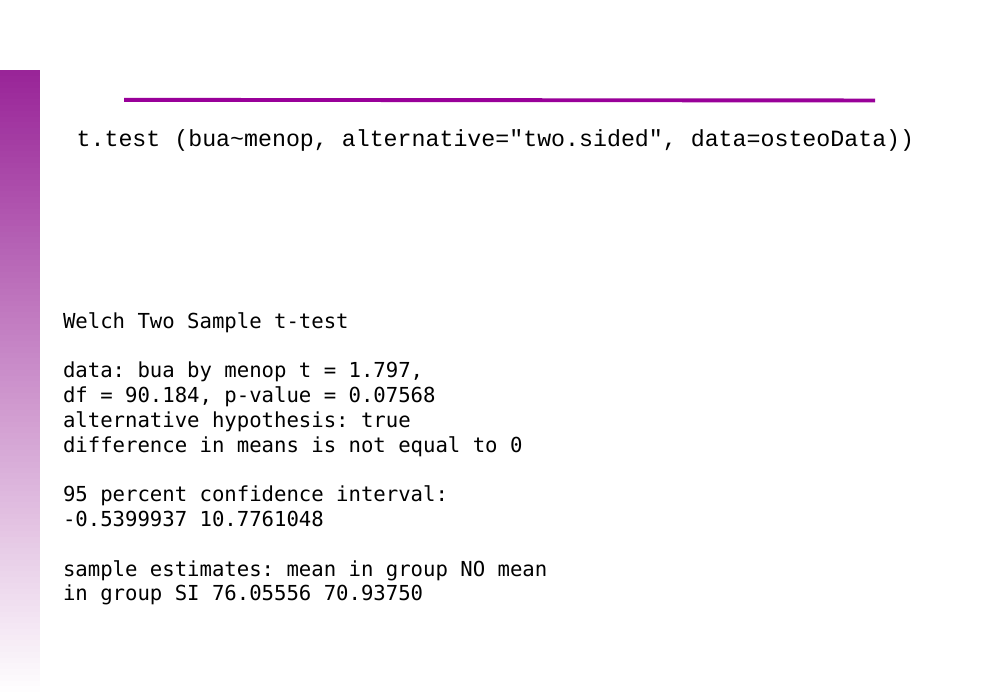
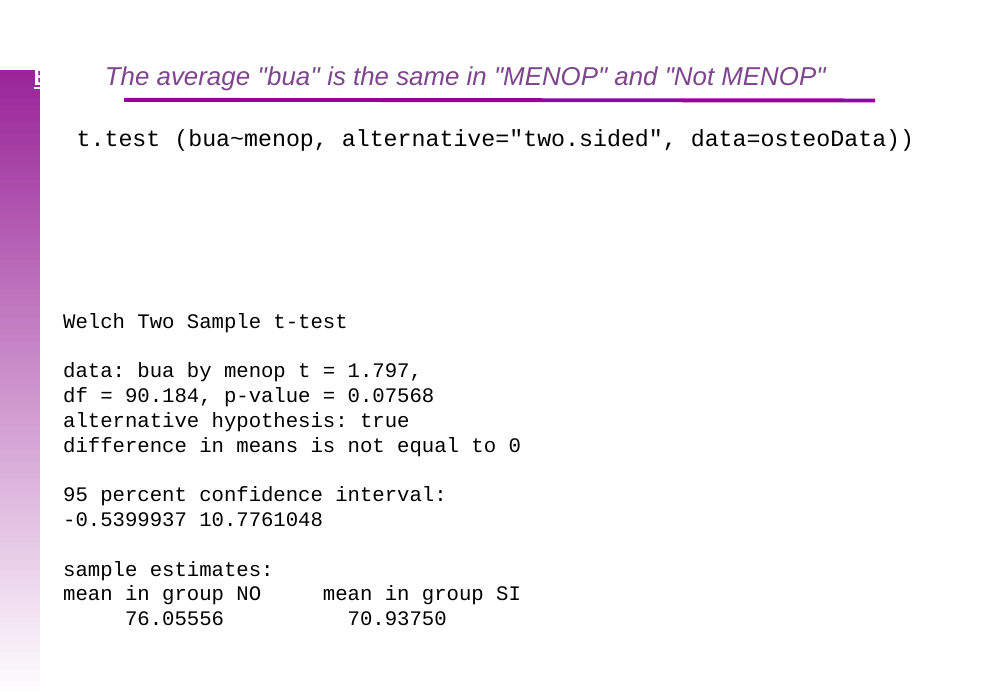
Before and after one commit to uebvhir/Course2020_Statistical-Analysis-with-R, a slide deck: slide 28 of Slides/StatisticsWithR-6-Principles_of_Hypothesis_Testing.pptx. Drawn at 1008x698 pixels with LibreOffice and Linux fonts; fonts in the diff are those of the drawing; background and template pictures are left out. Boxes give left, top, right and bottom in pixels: in the first picture for what was removed or moved away, otherwise in the second. Text is boxed around its words. In the diff, an @@ line names an element or a change of style, - is before the commit and + after.

```diff
--- a/Slides/StatisticsWithR-6-Principles_of_Hypothesis_Testing.pptx
+++ b/Slides/StatisticsWithR-6-Principles_of_Hypothesis_Testing.pptx
@@ text at <box>34,66,825,92</box>: text changed; size 24 to 20 pt; font Calibri to Arial; text colour #FFFFFF to #7D468C; bold off; italic on @@
-Exercise 2 – Solution (2)
+Ex The average ''bua'' is the same in "MENOP" and "Not MENOP"
@@ text at <box>63,313,422,382</box>: font DejaVu Sans Mono to Courier New in "Welch Two Sample t-test", "data: bua by menop t = 1.797," @@
@@ text at <box>63,387,521,626</box>: text changed; font DejaVu Sans Mono to Courier New @@
-df = 90.184, p-value = 0.07568 alternative hypothesis: true
-difference in means is not equal to 0
-95 percent confidence interval: -0.5399937 10.7761048
-sample estimates: mean in group NO mean in group SI 76.05556 70.93750
+df = 90.184, p-value = 0.07568
+alternative hypothesis: true
+difference in means is not equal to 0
+95 percent confidence interval:
+-0.5399937 10.7761048
+sample estimates:
+mean in group NO mean in group SI
+76.05556 70.93750
```
Also in this commit, not shown: 5 other slides changed, 2 other files.
